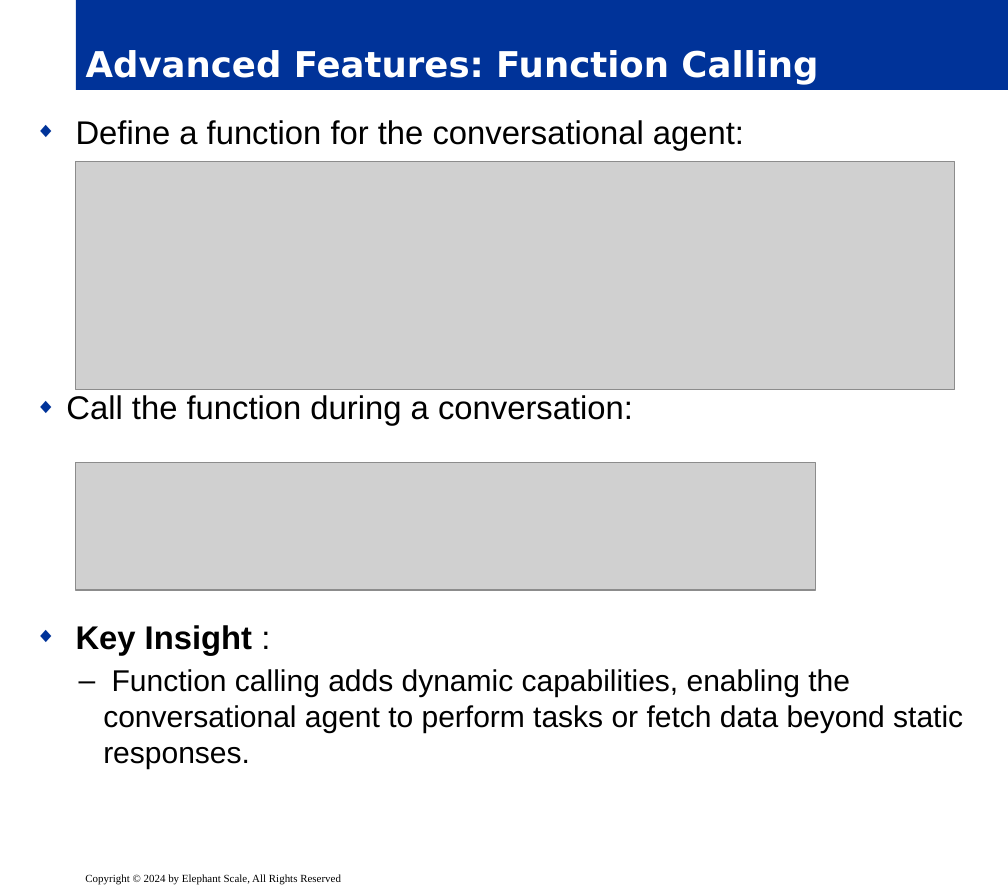
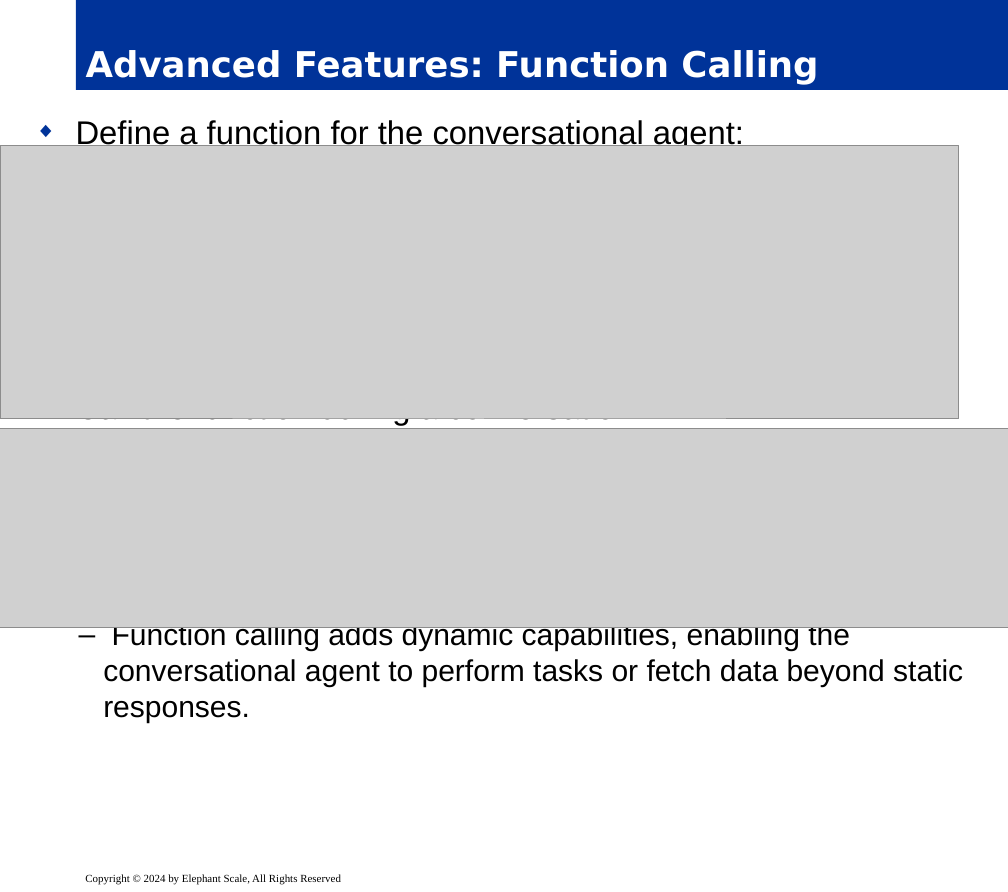
Before and after one commit to elephantscale/es-training-new, a slide deck: slide 45 of building-ai-applications/ready/04__FunctionsToolAgentsLangchain.pptx. Drawn at 1008x892 pixels with LibreOffice and Linux fonts; fonts in the diff are those of the drawing; grey boxes stand for pictures; background and template pictures are left out. Boxes give left, top, right and bottom in pixels: in the first picture for what was removed or moved away, otherwise in the second. Text is boxed around its words. In the diff, an @@ line names an element or a change of style, - is before the commit and + after.

```diff
--- a/building-ai-applications/ready/04__FunctionsToolAgentsLangchain.pptx
+++ b/building-ai-applications/ready/04__FunctionsToolAgentsLangchain.pptx
@@ text "Define a function for the ..." rewrapped from bbox=[66, 120, 963, 770] to bbox=[76, 120, 963, 724] @@
@@ picture: place and size @@
-picture at bbox=[76, 161, 955, 389]
+picture at bbox=[0, 146, 959, 419]
@@ picture: place and size @@
-picture at bbox=[76, 462, 815, 590]
+picture at bbox=[0, 429, 1008, 628]
```
Also in this commit, not shown: 27 other slides changed, 5 other files.
